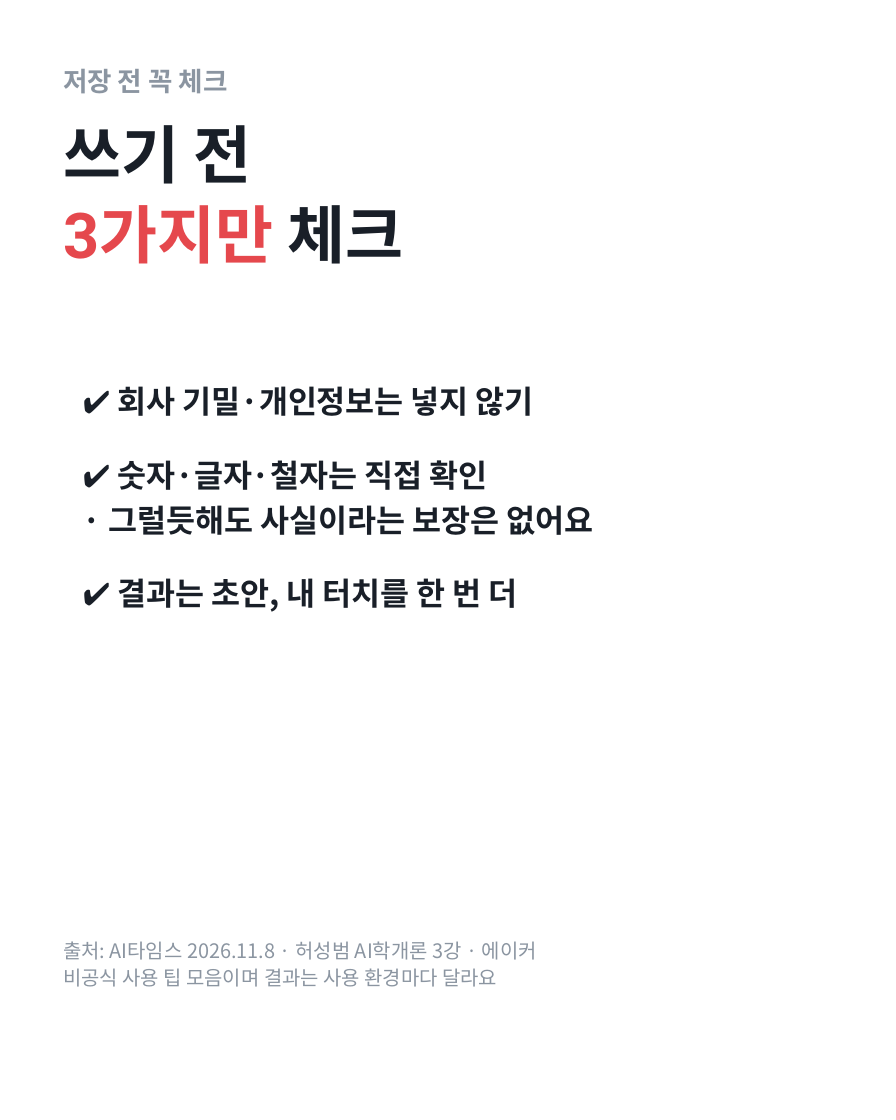
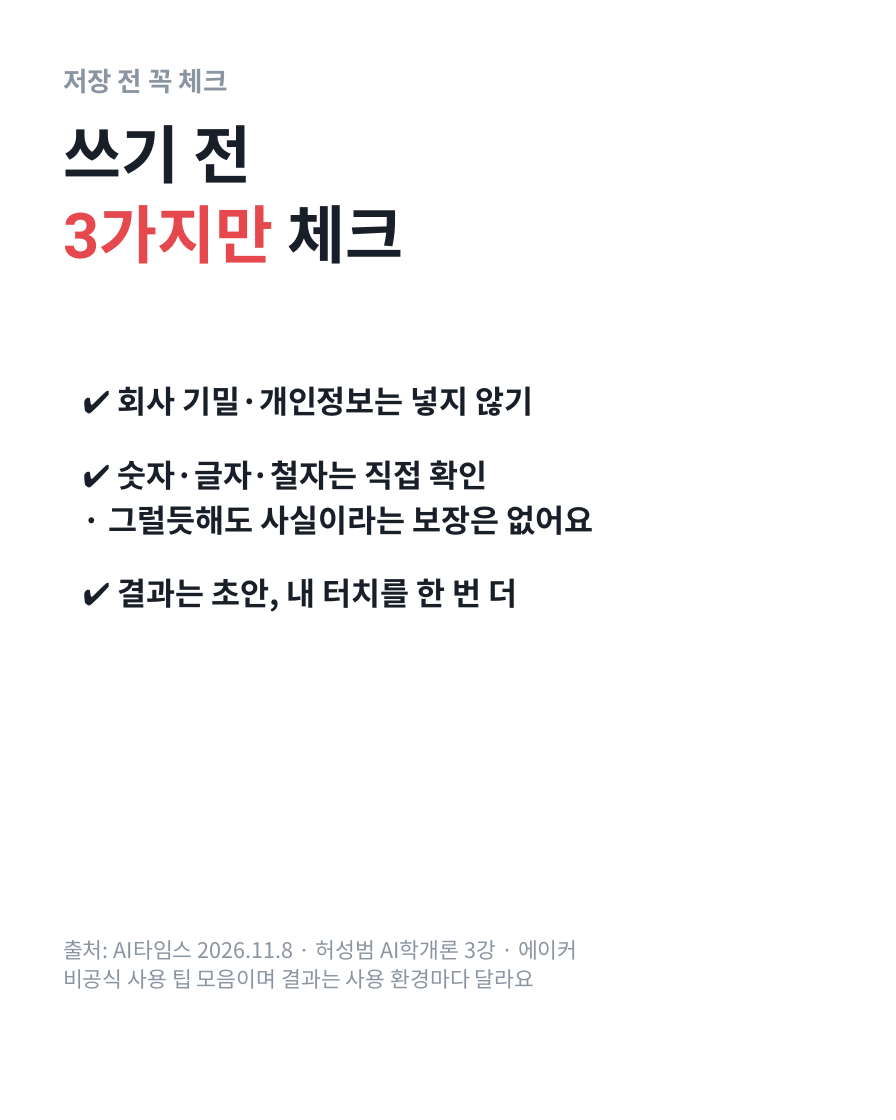
Before and after one commit to geben147-create/Insta, a slide deck: slide 11 of hermes-20261109/v3_card/V3_02_editable.pptx. Drawn at 896x1120 pixels with LibreOffice and Linux fonts; fonts in the diff are those of the drawing; background and template pictures are left out. Boxes give left, top, right and bottom in pixels: in the first picture for what was removed or moved away, otherwise in the second. Text is boxed around its words. In the diff, an @@ line names an element or a change of style, - is before the commit and + after.

Commit message:
hermes: hermes-20261109/v3_card/V3_02_editable.pptx

```diff
--- a/hermes-20261109/v3_card/V3_02_editable.pptx
+++ b/hermes-20261109/v3_card/V3_02_editable.pptx
@@ text "출처: AI타임스 2026.11.8 · 허성범 ..." at (63, 940, 578, 989): size 18 to 19.5 pt @@
```
